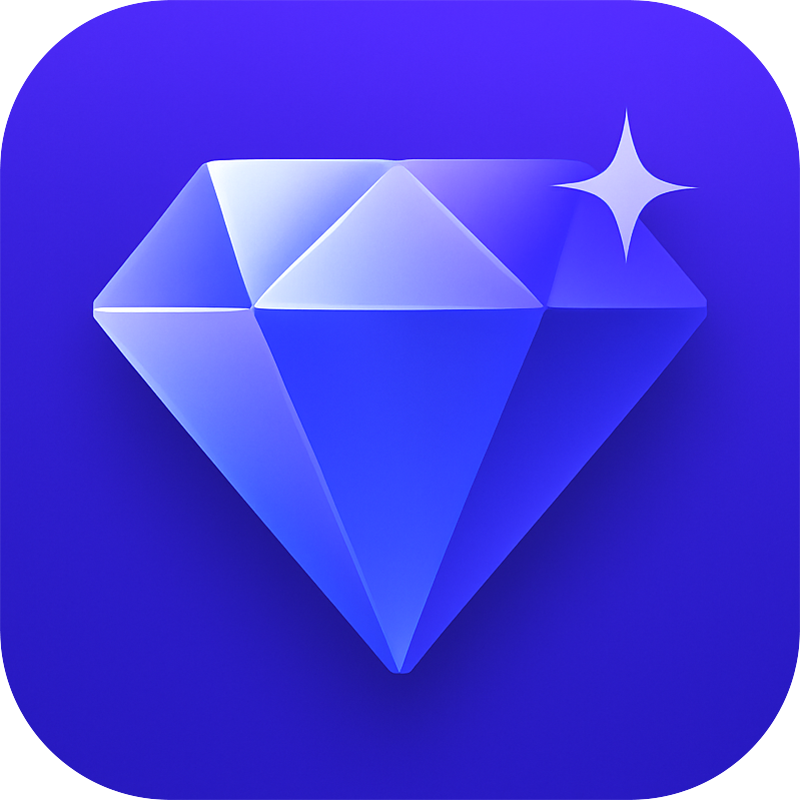
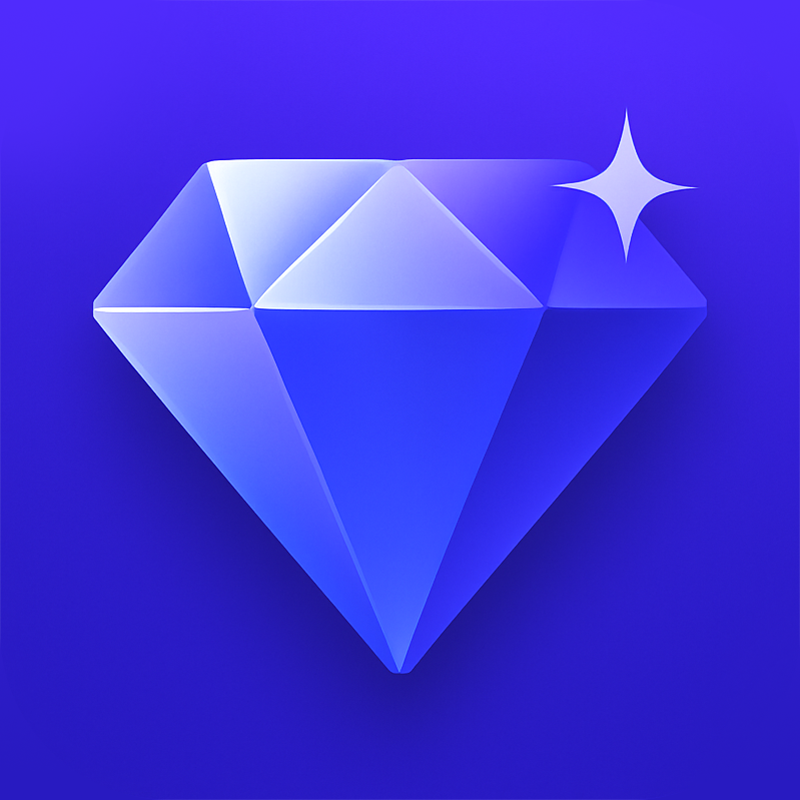
Layered file, before and after one edit (800×800). Changes by layer:
added group "Group 1" with 2 layers above "Gradient Fill 1" over [0, 0, 800, 800]
moved "Layer 0" into group "Group 1" over [0, 0, 800, 800]
moved "Rectangle 1" into group "Group 1" over [0, 0, 800, 800]
added layer "Gradient Fill 1" over [0, 0, 800, 800]